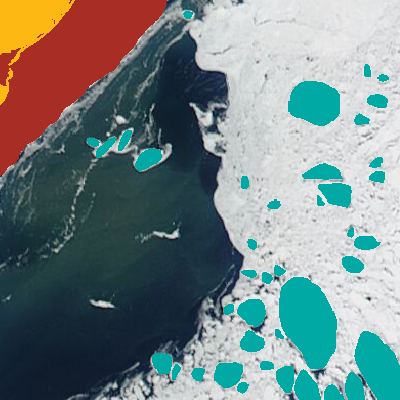
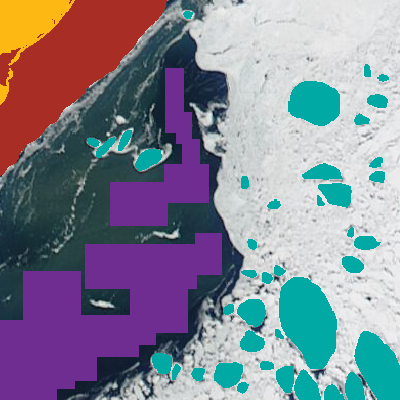
Two versions of the same layered image (400x400). Layer-by-layer changes:
added layer "water samples" above "ice floes" over [0, 68, 222, 400]
